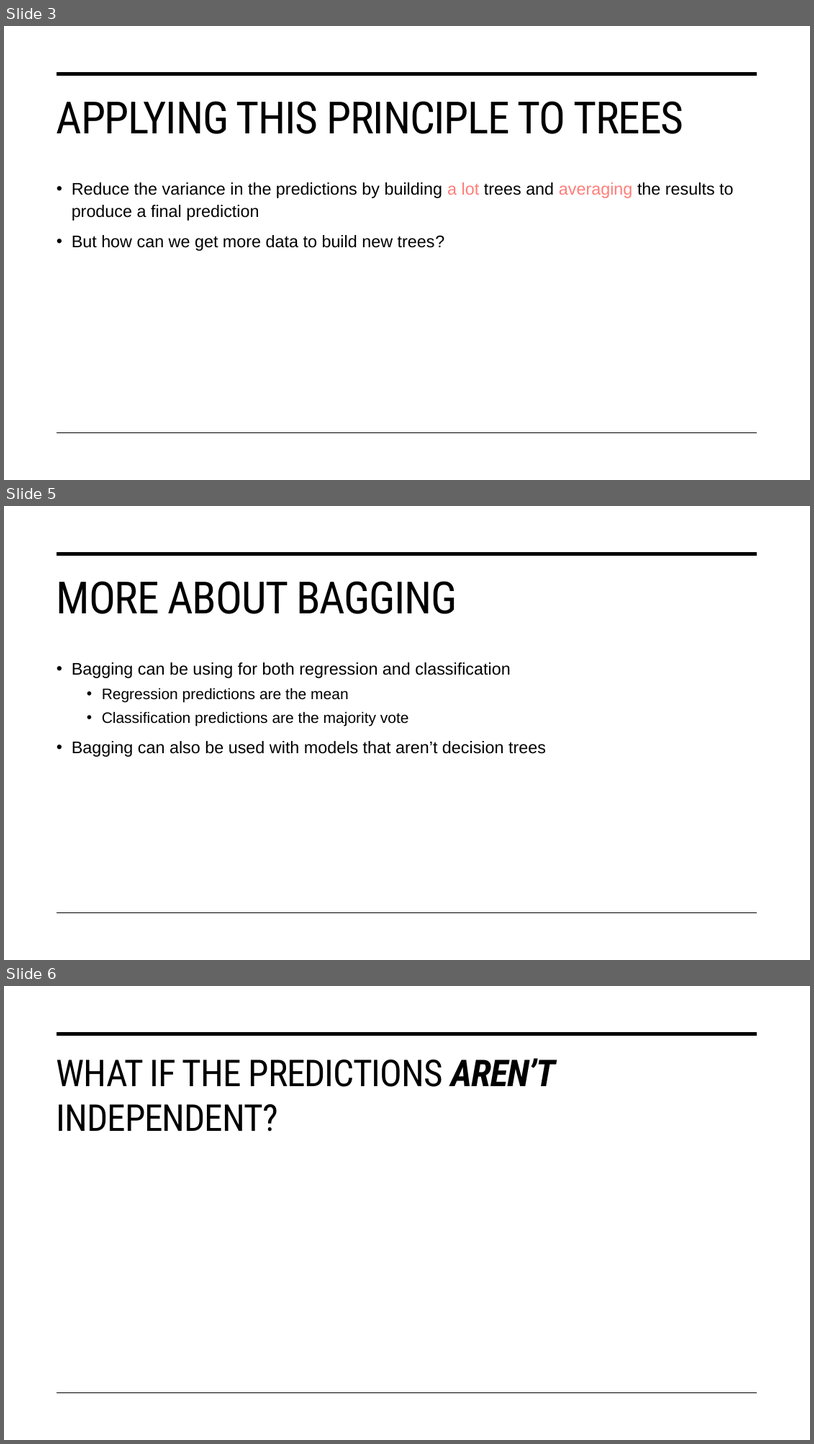
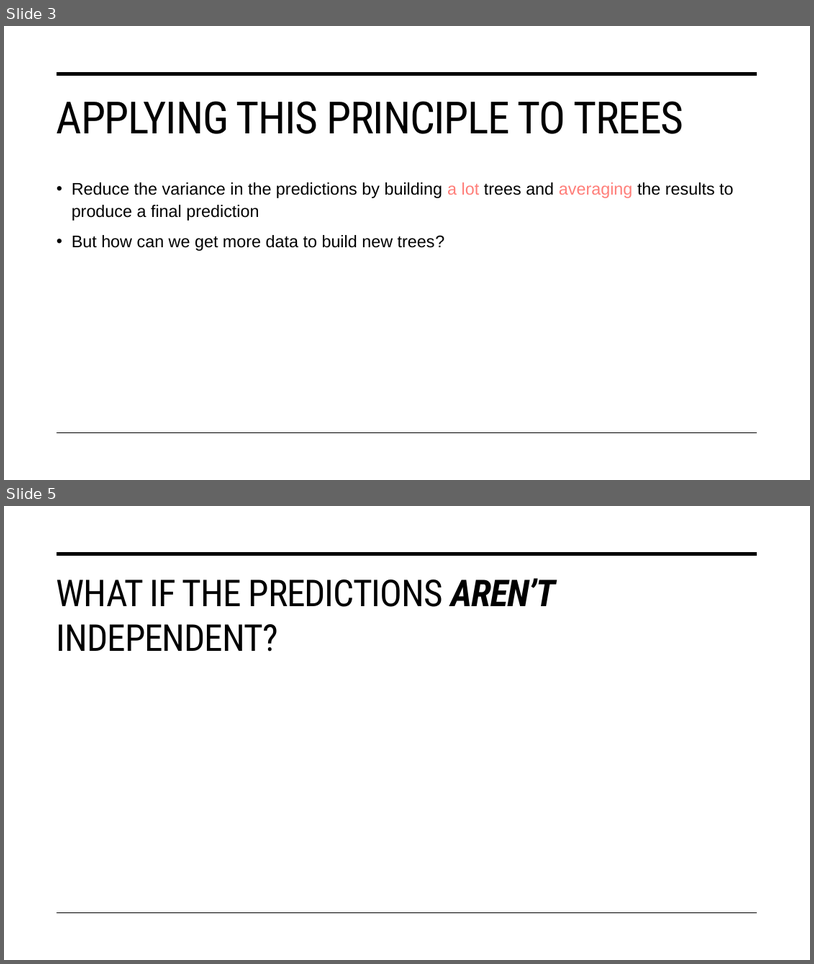
Before and after one commit to STAT-486-Fall-2026/course-content, a slide deck: slides/14-random-forest.pptx. Shown one above the other, each under a label of ours: slides 3, 5 and 6 before the commit, slides 3 and 5 after it; the slides between them are not shown. The pictures are 814x1444 and 814x964 pixels, drawn with LibreOffice and Linux fonts; fonts in the diff are those of the drawing; grey boxes stand for pictures. Boxes give left, top, right and bottom in pixels: in the first picture for what was removed or moved away, otherwise in the second. Text is boxed around its words. In the diff, an @@ line names an element or a change of style, - is before the commit and + after.

```diff
--- a/slides/14-random-forest.pptx
+++ b/slides/14-random-forest.pptx
@@ slide 5 removed at bbox=[4, 506, 810, 960], background #FFFFFF; not listed: 2 template elements that a slide beside it also shows @@
@@ title removed at bbox=[57, 581, 458, 614] @@
-MORE ABOUT BAGGING
@@ text removed at bbox=[72, 662, 546, 757] @@
-• Bagging can be using for both regression and classification
-  • Regression predictions are the mean
-  • Classification predictions are the majority vote
-• Bagging can also be used with models that aren’t decision trees
@@ what was slide 6 is now slide 5 @@
```
Also in this commit, not shown: 2 slides changed, 1 other file.
